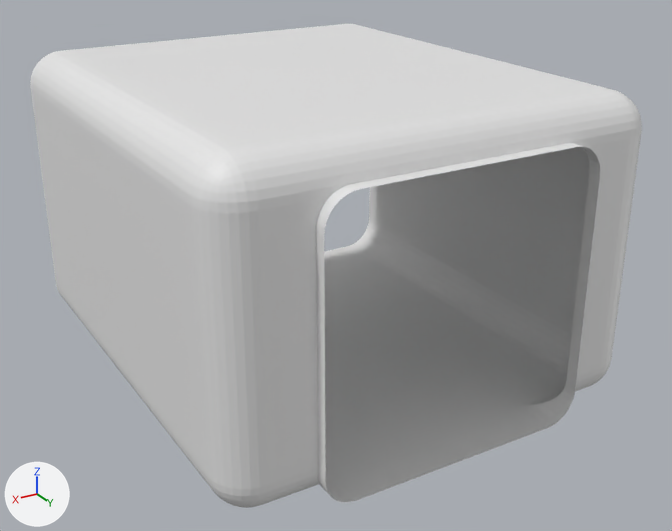
Renders of the FBX model BlenderFiles/Exports/hallwaySection_end.fbx from each side of a commit.
One viewpoint serves both versions: a 50 mm camera at (1.71, 4.44, 4.11) aimed at (-2.04, -1.8, 0.99). The lights are fixed; the arrows at lower left show +X, +Y and +Z. Where no turn or scale is listed for an object, it has been applied to the vertices.

Names of what the first picture shows: 'hallwaySection_end'.
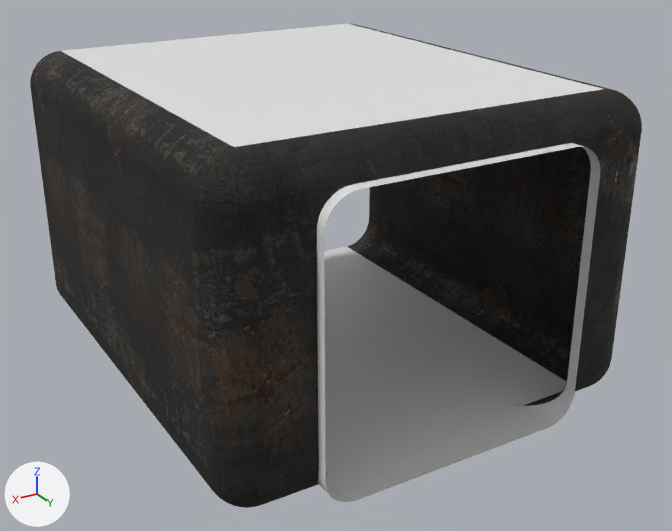
The change, as a list of edits to the scene's bpy script:
```text
Add img_roughness_2k__tj4kedvcw_jpg:
    img_roughness_2k__tj4kedvcw_jpg = load_image('Roughness_2K__tj4kedvcw.jpg', '../../Quixel/Rusty Metal Sheet_tj4kedvcw/Roughness_2K__tj4kedvcw.jpg', 2048, 2048, 'Non-Color')
Add img_albedo_2k__tj4kedvcw_jpg:
    img_albedo_2k__tj4kedvcw_jpg = load_image('Albedo_2K__tj4kedvcw.jpg', '../../Quixel/Rusty Metal Sheet_tj4kedvcw/Albedo_2K__tj4kedvcw.jpg', 2048, 2048, 'sRGB')
Change mat_wall:
    add n2 = _N.new('ShaderNodeTexImage'); n2.name = 'Image Texture'
    add n2.image = img_albedo_2k__tj4kedvcw_jpg
    add n3 = _N.new('ShaderNodeTexImage'); n3.name = 'Image Texture.001'
    add n3.image = img_roughness_2k__tj4kedvcw_jpg
    where n0 = _N.new('ShaderNodeBsdfPrincipled'); n0.name = 'Principled BSDF'
    add _L.new(n2.outputs[0], n0.inputs[0])  # 'Color' to 'Base Color'
    add _L.new(n3.outputs[0], n0.inputs[2])  # 'Color' to 'Roughness'
```

Changed parts and their boxes (x1, y1, x2, y2) in the pictures (672 x 531 px):
'hallwaySection_end', surface changed (grey to black)
    both: (30, 24, 642, 508)
